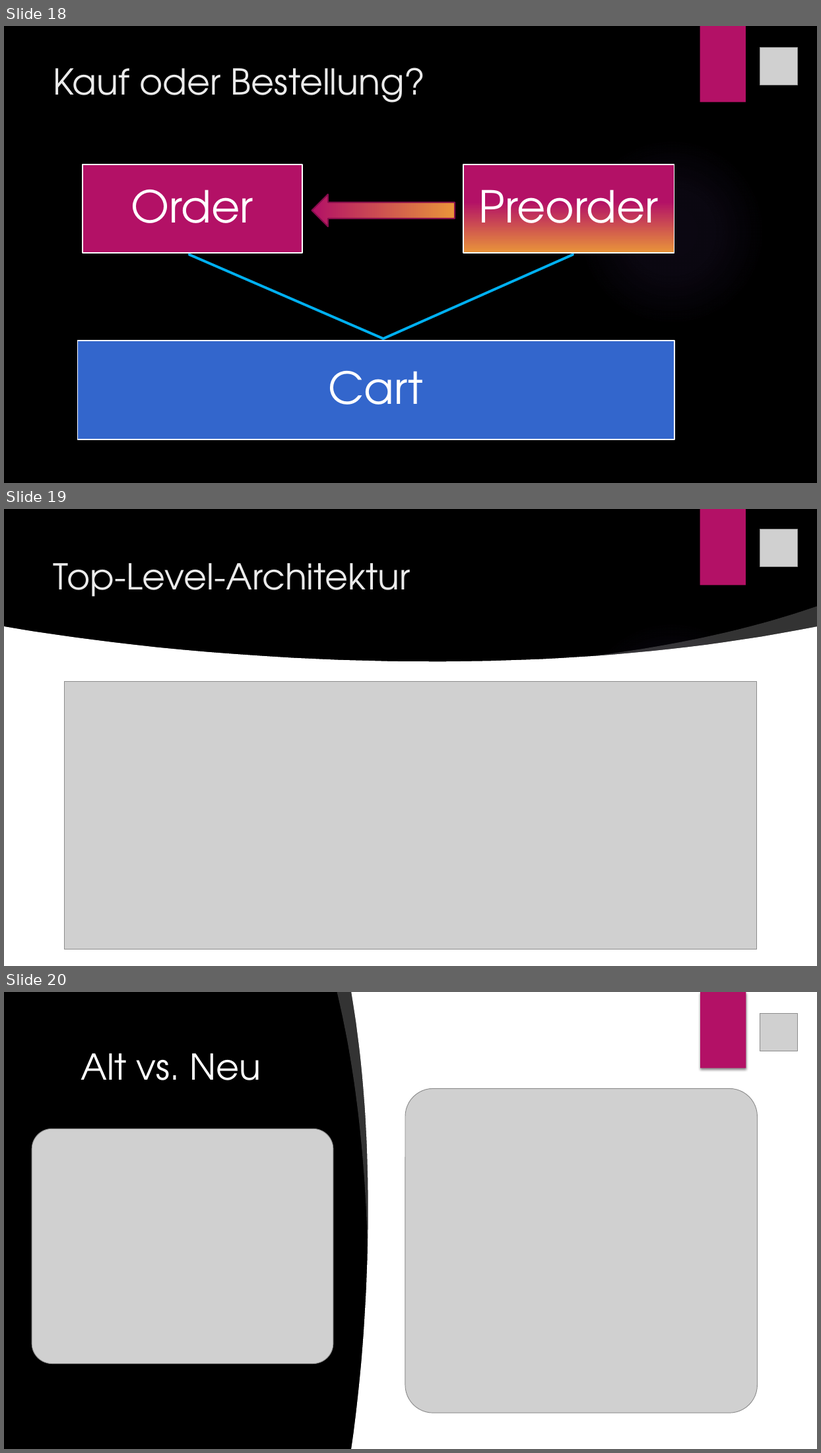
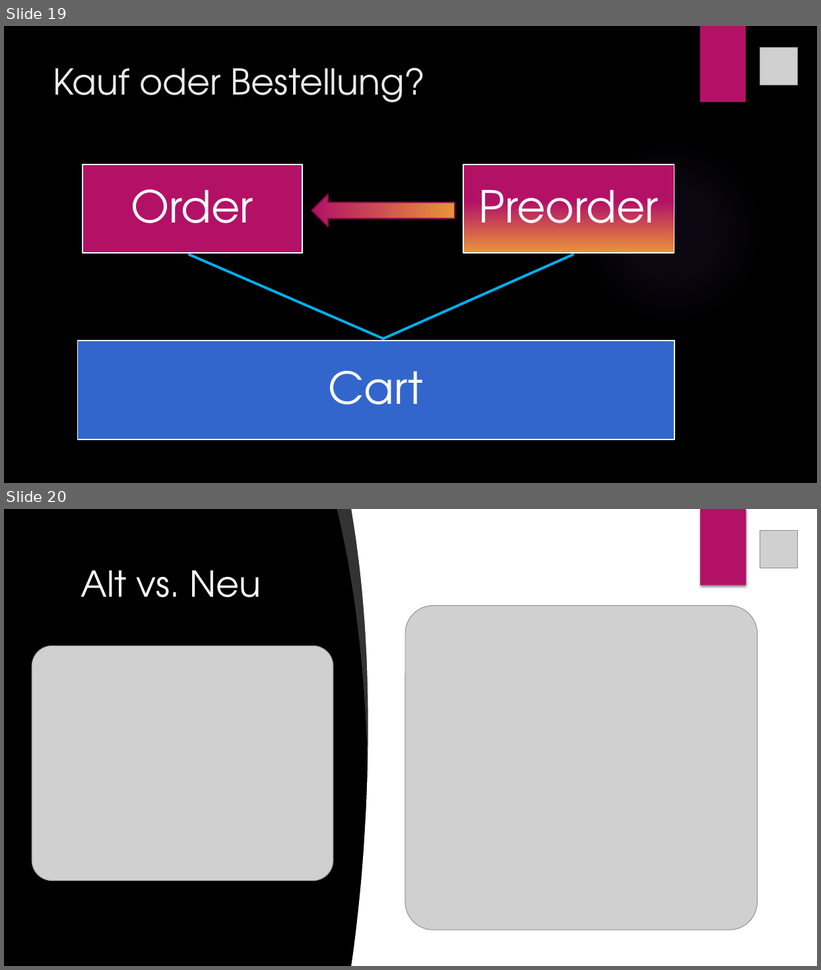
Before and after one commit to hejo221/swt20w37, a slide deck: LaBouteillePräsentation/LaBouteille.pptx. Shown one above the other, each under a label of ours: slides 18, 19 and 20 before the commit, slides 19 and 20 after it. The pictures are 821x1453 and 821x970 pixels, drawn with LibreOffice and Linux fonts; fonts in the diff are those of the drawing; grey boxes stand for pictures; background and template pictures are left out. Boxes give left, top, right and bottom in pixels: in the first picture for what was removed or moved away, otherwise in the second. Text is boxed around its words. In the diff, an @@ line names an element or a change of style, - is before the commit and + after.

```diff
--- a/LaBouteillePräsentation/LaBouteille.pptx
+++ b/LaBouteillePräsentation/LaBouteille.pptx
@@ slide 19 removed at [4,509,817,966], background picture (left out); not listed: 2 template elements that a slide beside it also shows @@
@@ picture removed at [760,529,797,566] @@
@@ title removed at [54,563,411,597] @@
-Top-Level-Architektur
@@ freeform shape removed at [586,607,817,661] @@
@@ freeform shape removed at [4,626,817,813] @@
@@ picture removed at [64,682,757,950] @@
@@ rectangle removed at [4,770,817,966] @@
@@ what was slide 18 is now slide 19 @@
```
Also in this commit, not shown: 2 slides changed, 1 slide added, 1 other slide removed, 1 other file.
